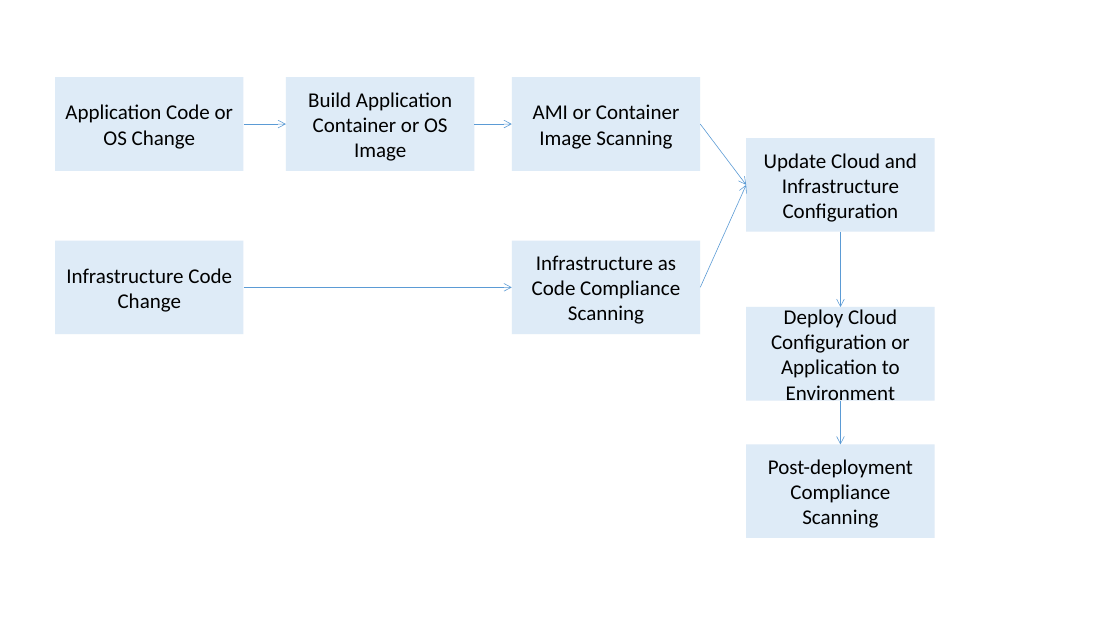
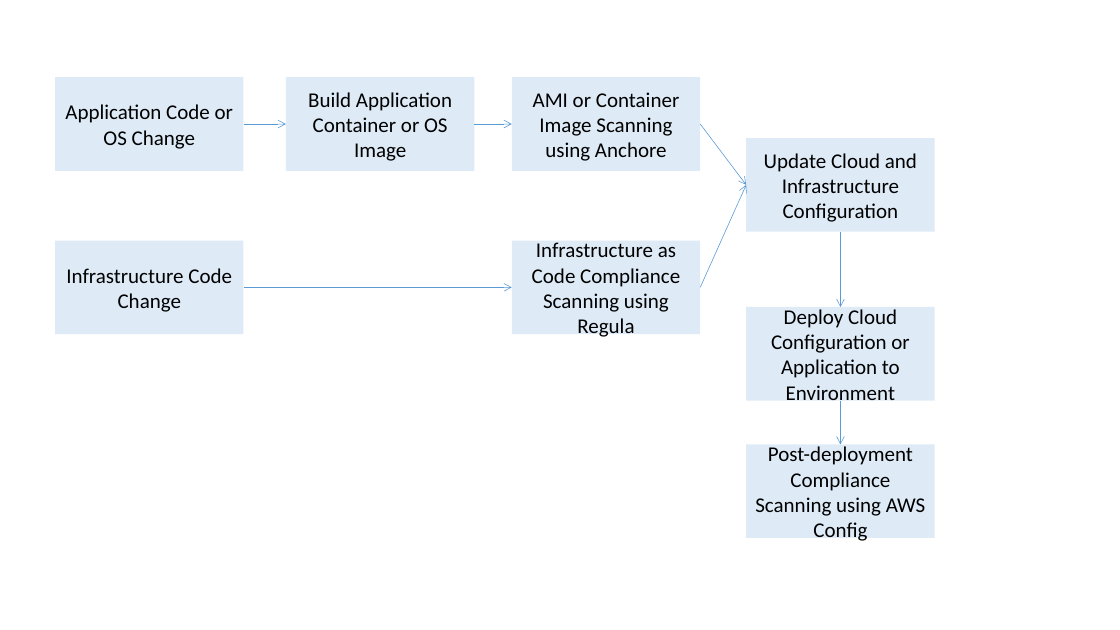
Before and after one commit to YueUW/udacity-aws-security, a slide deck: slide 1 of DevSecOpsPipline.pptx. Drawn at 1120x630 pixels with LibreOffice and Linux fonts; fonts in the diff are those of the drawing. Boxes give left, top, right and bottom in pixels: in the first picture for what was removed or moved away, otherwise in the second. Text is boxed around its words. In the diff, an @@ line names an element or a change of style, - is before the commit and + after.

```diff
--- a/DevSecOpsPipline.pptx
+++ b/DevSecOpsPipline.pptx
@@ text in rectangle at (533, 92, 679, 161): text changed @@
-AMI or Container Image Scanning
+AMI or Container Image Scanning using Anchore
@@ text in rectangle at (532, 242, 680, 337): text changed @@
-Infrastructure as Code Compliance Scanning
+Infrastructure as Code Compliance Scanning using Regula
@@ text in rectangle at (755, 446, 926, 541): text changed @@
-Post-deployment Compliance Scanning
+Post-deployment Compliance Scanning using AWS Config
```
Also in this commit, not shown: 2 other files.
